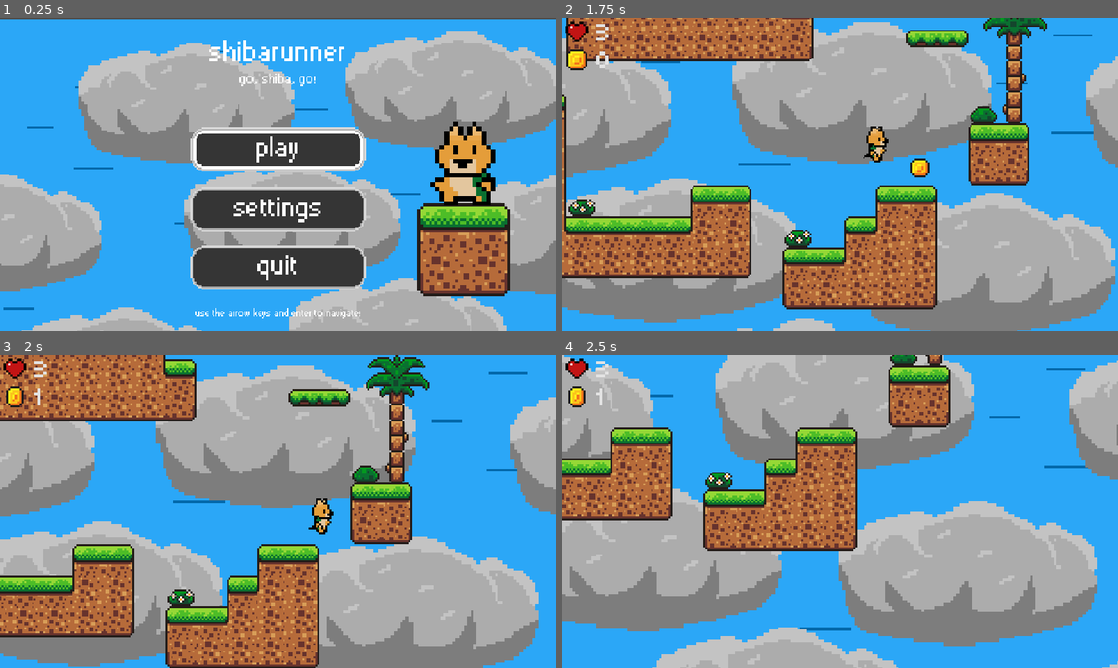
Above: before the commit, frames 1-4 (two rows, left to right).
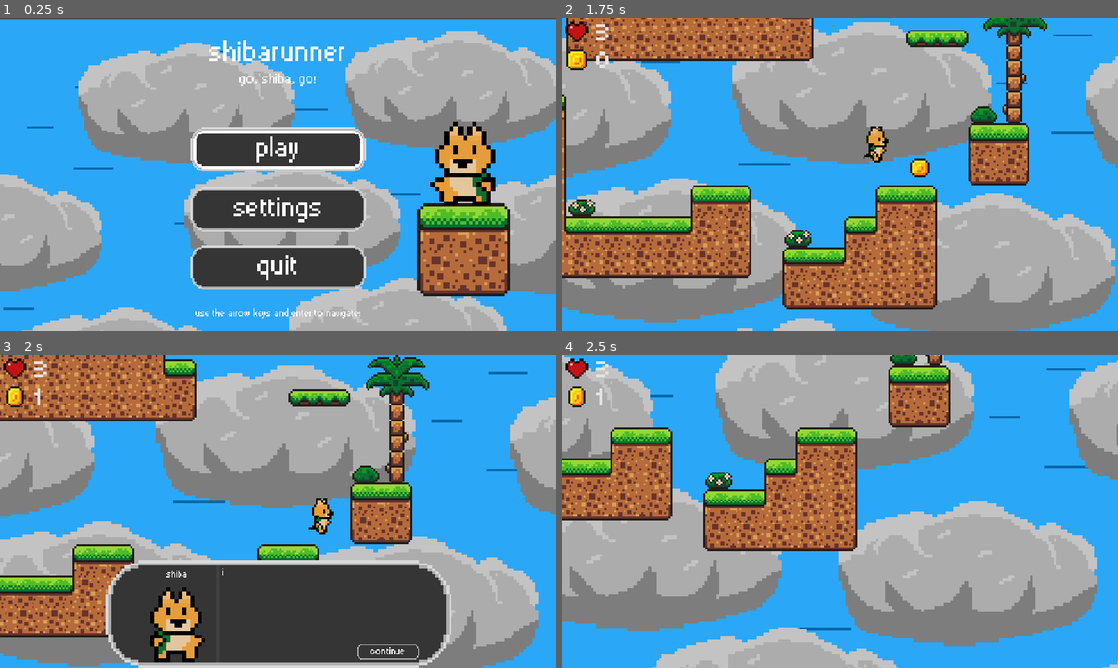
Above: after the commit, the same moments.

Repository: RafaeloxMC/shiba
Game: Godot game, scene res://scenes/main_menu.tscn
The game is run twice, just before and just after one commit, with the same random seed, the same clock (stepped at 60 frames per second) and the same inputs.
Inputs:
- Up to frame 1 (0.25 s): no input
- Up to frame 2 (1.75 s): tap Enter (ui_accept) at 0.5, 0.6, 1.35 s; hold Right (move_right) from 0.53 s (still down); tap Space (jump) at 0.77, 1.52 s
- Up to frame 3 (2 s): keep holding Right (move_right)
- Up to frame 4 (2.5 s): release Right (move_right) at 2.03 s; hold Left (move_left) from 2.03 s (still down); tap Enter (ui_accept) at 2.1 s

Frames 1-2 are identical in both runs. In frame 3, 20% of the frame differs, in the area x 19-82%, y 65-100%; in frame 4, nothing differs.

Commit message:
Added dialog boxes to the game

Diff:
--- a/scenes/gameui.tscn
+++ b/scenes/gameui.tscn
@@ -1,10 +1,14 @@
-[gd_scene load_steps=42 format=3 uid="uid://gef1vveefbjs"]
+[gd_scene load_steps=60 format=3 uid="uid://gef1vveefbjs"]
 
 [ext_resource type="Script" uid="uid://d4fky1rju1p7y" path="res://scripts/gameui.gd" id="1_wwaar"]
 [ext_resource type="Texture2D" uid="uid://byivli2q5tqnr" path="res://assets/sprites/ui_elements.png" id="2_ccwni"]
 [ext_resource type="FontFile" uid="uid://8t1kpmmy5wvw" path="res://assets/fonts/pixelsix00.ttf" id="2_mu2ln"]
 [ext_resource type="Texture2D" uid="uid://dq278psfgufaf" path="res://assets/sprites/coin.png" id="4_mu2ln"]
 [ext_resource type="Script" uid="uid://clpad50mh2ml4" path="res://scripts/gameui_color_rect.gd" id="5_n31af"]
+[ext_resource type="Texture2D" uid="uid://baxnct107gh6l" path="res://assets/sprites/dialogbox.png" id="6_wexye"]
+[ext_resource type="Script" uid="uid://bmiksxfiyj8sf" path="res://scripts/dialog_manager.gd" id="7_bjfv8"]
+[ext_resource type="Texture2D" uid="uid://cbuc4rw04hmp5" path="res://assets/sprites/shiba.png" id="7_tgq32"]
+[ext_resource type="Texture2D" uid="uid://cmd466d651fgq" path="res://assets/sprites/menu_elements.png" id="8_s0xlj"]
 
 [sub_resource type="LabelSettings" id="LabelSettings_ccwni"]
 font = ExtResource("2_mu2ln")
@@ -293,6 +297,103 @@
 &"fadeout": SubResource("Animation_mu2ln")
 }
 
+[sub_resource type="LabelSettings" id="LabelSettings_wexye"]
+font = ExtResource("2_mu2ln")
+
+[sub_resource type="AtlasTexture" id="AtlasTexture_0jyfi"]
+atlas = ExtResource("7_tgq32")
+region = Rect2(0, 0, 32, 32)
+
+[sub_resource type="AtlasTexture" id="AtlasTexture_x70um"]
+atlas = ExtResource("7_tgq32")
+region = Rect2(32, 0, 32, 32)
+
+[sub_resource type="AtlasTexture" id="AtlasTexture_8h4rg"]
+atlas = ExtResource("7_tgq32")
+region = Rect2(64, 0, 32, 32)
+
+[sub_resource type="AtlasTexture" id="AtlasTexture_2wh61"]
+atlas = ExtResource("7_tgq32")
+region = Rect2(96, 0, 32, 32)
+
+[sub_resource type="AtlasTexture" id="AtlasTexture_kcs7t"]
+atlas = ExtResource("7_tgq32")
+region = Rect2(128, 0, 32, 32)
+
+[sub_resource type="AtlasTexture" id="AtlasTexture_au8qu"]
+atlas = ExtResource("7_tgq32")
+region = Rect2(160, 0, 32, 32)
+
+[sub_resource type="AtlasTexture" id="AtlasTexture_2kpsq"]
+atlas = ExtResource("7_tgq32")
+region = Rect2(192, 0, 32, 32)
+
+[sub_resource type="AtlasTexture" id="AtlasTexture_f0dk5"]
+atlas = ExtResource("7_tgq32")
+region = Rect2(224, 0, 32, 32)
+
+[sub_resource type="SpriteFrames" id="SpriteFrames_hwmyc"]
+animations = [{
+"frames": [{
+"duration": 1.0,
+"texture": SubResource("AtlasTexture_0jyfi")
+}, {
+"duration": 1.0,
+"texture": SubResource("AtlasTexture_x70um")
+}, {
+"duration": 1.0,
+"texture": SubResource("AtlasTexture_8h4rg")
+}, {
+"duration": 1.0,
+"texture": SubResource("AtlasTexture_2wh61")
+}, {
+"duration": 1.0,
+"texture": SubResource("AtlasTexture_kcs7t")
+}, {
+"duration": 1.0,
+"texture": SubResource("AtlasTexture_au8qu")
+}, {
+"duration": 1.0,
+"texture": SubResource("AtlasTexture_2kpsq")
+}, {
+"duration": 1.0,
+"texture": SubResource("AtlasTexture_f0dk5")
+}],
+"loop": true,
+"name": &"default",
+"speed": 10.0
+}]
+
+[sub_resource type="AtlasTexture" id="AtlasTexture_hwmyc"]
+atlas = ExtResource("8_s0xlj")
+region = Rect2(0, 0, 160, 32)
+
+[sub_resource type="AtlasTexture" id="AtlasTexture_afor6"]
+atlas = ExtResource("8_s0xlj")
+region = Rect2(0, 32, 160, 32)
+
+[sub_resource type="SpriteFrames" id="SpriteFrames_wb12n"]
+animations = [{
+"frames": [{
+"duration": 1.0,
+"texture": SubResource("AtlasTexture_hwmyc")
+}],
+"loop": true,
+"name": &"default",
+"speed": 10.0
+}, {
+"frames": [{
+"duration": 1.0,
+"texture": SubResource("AtlasTexture_afor6")
+}],
+"loop": true,
+"name": &"default_selected",
+"speed": 5.0
+}]
+
+[sub_resource type="LabelSettings" id="LabelSettings_dfh7m"]
+font = ExtResource("2_mu2ln")
+
 [node name="GameUI" type="Control"]
 layout_mode = 3
 anchors_preset = 15
@@ -348,3 +449,81 @@
 libraries = {
 &"": SubResource("AnimationLibrary_wexye")
 }
+
+[node name="DialogManager" type="TextureRect" parent="CanvasLayer"]
+anchors_preset = 7
+anchor_left = 0.5
+anchor_top = 1.0
+anchor_right = 0.5
+anchor_bottom = 1.0
+offset_left = -358.5
+offset_top = -224.0
+offset_right = 358.5
+grow_horizontal = 2
+grow_vertical = 0
+texture = ExtResource("6_wexye")
+script = ExtResource("7_bjfv8")
+
+[node name="Text" type="Label" parent="CanvasLayer/DialogManager"]
+layout_mode = 1
+anchors_preset = 5
+anchor_left = 0.5
+anchor_right = 0.5
+offset_left = -116.5
+offset_top = 18.0
+offset_right = 307.5
+offset_bottom = 183.0
+grow_horizontal = 2
+text = "Example dialog text:
+Lorem ipsum dolor sit amet, consectetur adipiscing elit, sed do eiusmod tempor incididunt ut labore et dolore magna aliqua. Ut enim ad minim veniam, quis nostrud exercitation ullamco laboris nisi ut aliquip ex ea commodo consequat. Duis aute irure dolor in reprehenderit in voluptate velit esse cillum dolore eu fugiat nulla pariatur. "
+label_settings = SubResource("LabelSettings_wexye")
+autowrap_mode = 3
+
+[node name="Character" type="AnimatedSprite2D" parent="CanvasLayer/DialogManager"]
+position = Vector2(142.5, 114)
+scale = Vector2(8.14062, 8.14062)
+sprite_frames = SubResource("SpriteFrames_hwmyc")
+frame_progress = 0.662845
+
+[node name="CharacterName" type="Label" parent="CanvasLayer/DialogManager"]
+layout_mode = 1
+anchors_preset = 5
+anchor_left = 0.5
+anchor_right = 0.5
+offset_left = -290.5
+offset_top = 22.0
+offset_right = -129.5
+offset_bottom = 40.0
+grow_horizontal = 2
+text = "Shiba"
+label_settings = SubResource("LabelSettings_wexye")
+horizontal_alignment = 1
+vertical_alignment = 2
+autowrap_mode = 3
+
+[node name="Button" type="AnimatedSprite2D" parent="CanvasLayer/DialogManager"]
+position = Vector2(585.5, 190)
+sprite_frames = SubResource("SpriteFrames_wb12n")
+
+[node name="Label" type="Label" parent="CanvasLayer/DialogManager/Button"]
+anchors_preset = 8
+anchor_left = 0.5
+anchor_top = 0.5
+anchor_right = 0.5
+anchor_bottom = 0.5
+offset_left = -116.0
+offset_top = -25.0
+offset_right = -44.0
+offset_bottom = -7.0
+grow_horizontal = 2
+grow_vertical = 2
+text = "Continue"
+label_settings = SubResource("LabelSettings_dfh7m")
+horizontal_alignment = 1
+vertical_alignment = 1
+
+[node name="Timer" type="Timer" parent="CanvasLayer/DialogManager"]
+wait_time = 0.025
+one_shot = true
+
+[connection signal="timeout" from="CanvasLayer/DialogManager/Timer" to="CanvasLayer/DialogManager" method="_on_timer_timeout"]
--- a/scripts/coin.gd
+++ b/scripts/coin.gd
@@ -8,5 +8,5 @@
 
 func _on_body_entered(body: Node2D) -> void:
 	if body.name != "Player": return
-	GameManager.add_coin(self)
+	GameManager.add_coin(self, body as CharacterBody2D)
 	animation_player.play("pickup")
--- /dev/null
+++ b/scripts/dialog_manager.gd
@@ -0,0 +1,47 @@
+extends TextureRect
+
+@onready var text: Label = $Text
+@onready var character: AnimatedSprite2D = $Character
+@onready var character_name: Label = $CharacterName
+@onready var timer: Timer = $Timer
+
+var text_queue: String
+
+# Called when the node enters the scene tree for the first time.
+func _ready() -> void:
+	hide_dialog()
+	GameManager.dialog.connect(show_dialog)
+
+# Called every frame. 'delta' is the elapsed time since the previous frame.
+func _process(_delta: float) -> void:
+	if Input.is_action_just_pressed("ui_accept"):
+		hide_dialog()
+
+func show_dialog(content: String, author: String, animation: SpriteFrames):
+	print(author + " said: " + content)
+	text.text = ""
+	if content != null:
+		text_queue = content
+	else:
+		text_queue = "I have nothing else to say."
+	if author != null:
+		character_name.text = author
+	else:
+		character_name.text = "Anonymous"
+	if animation != null:
+		character.sprite_frames = animation
+		character.play("idle")
+	unhide_dialog()
+	timer.start()
+
+func hide_dialog():
+	self.hide()
+
+func unhide_dialog():
+	self.visible = true
+
+func _on_timer_timeout() -> void:
+	text.text += text_queue.substr(0, 1)
+	text_queue = text_queue.substr(1, text_queue.length())
+	if not text_queue.is_empty():
+		timer.start()
--- a/scripts/game_manager.gd
+++ b/scripts/game_manager.gd
@@ -18,13 +18,17 @@
 signal coin_pickup()
 signal tick_ui()
 
+signal dialog(content: String, author: String, animation: SpriteFrames)
+
 func _process(_delta: float) -> void:
 	max_hearts = hearts_per_diff()
 
 	if hearts > max_hearts:
 		hearts = max_hearts
 
-func add_coin(coin: Area2D):
+func add_coin(coin: Area2D, player: CharacterBody2D):
+	if coin_blacklist.size() == 0:
+		call_dialog("I picked up my first coin. I could use these to buy Shibina a gift to win her heart!", "Shiba", player.get_node("AnimatedSprite2D").sprite_frames)
 	coin_blacklist.push_back(coin.transform)
 	coins += 1
 	print("Coin picked up: ", coins)
@@ -57,3 +61,6 @@
 	elif difficulty == 3:
 		return 1
 	return 3
+
+func call_dialog(content: String, author: String, animation: SpriteFrames):
+	dialog.emit(content, author, animation)
Binary file added: assets/sprites/dialogbox.png
Not shown, added: assets/sprites/dialogbox.png.import
Not shown, added: scripts/dialog_manager.gd.uid
